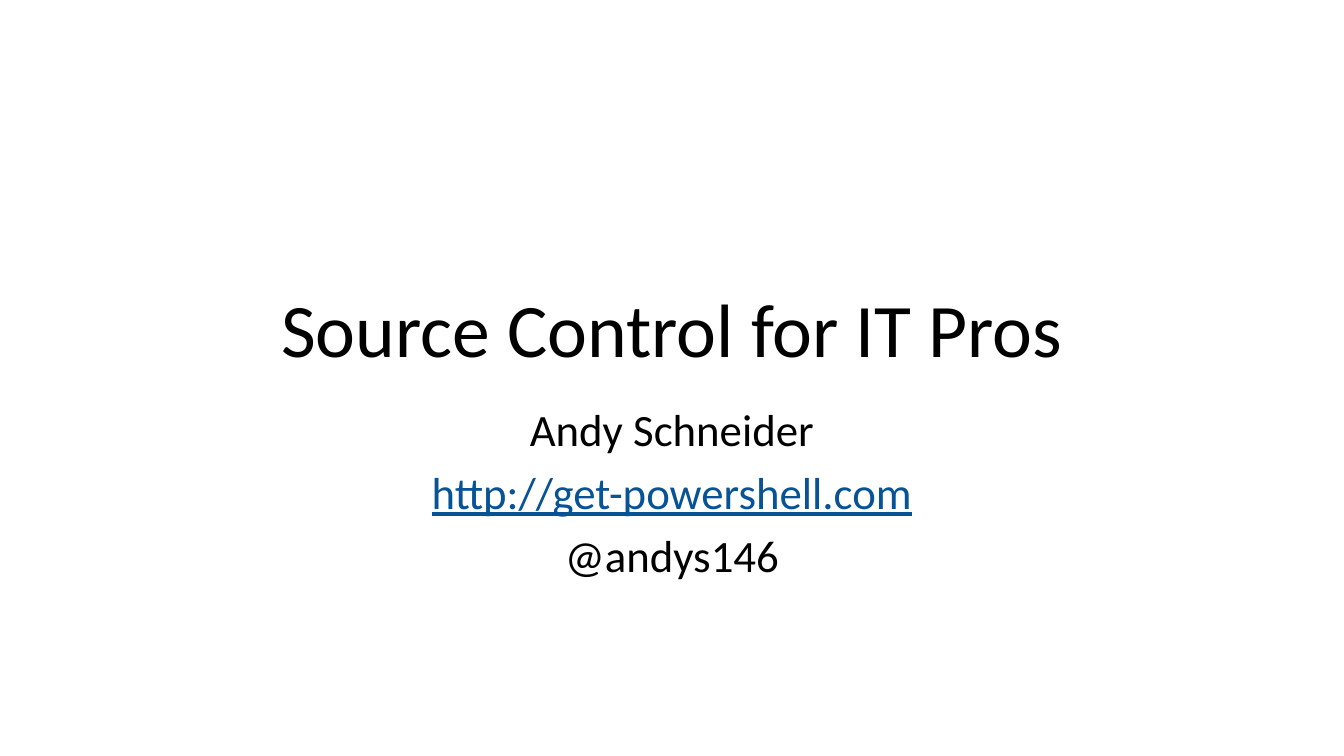
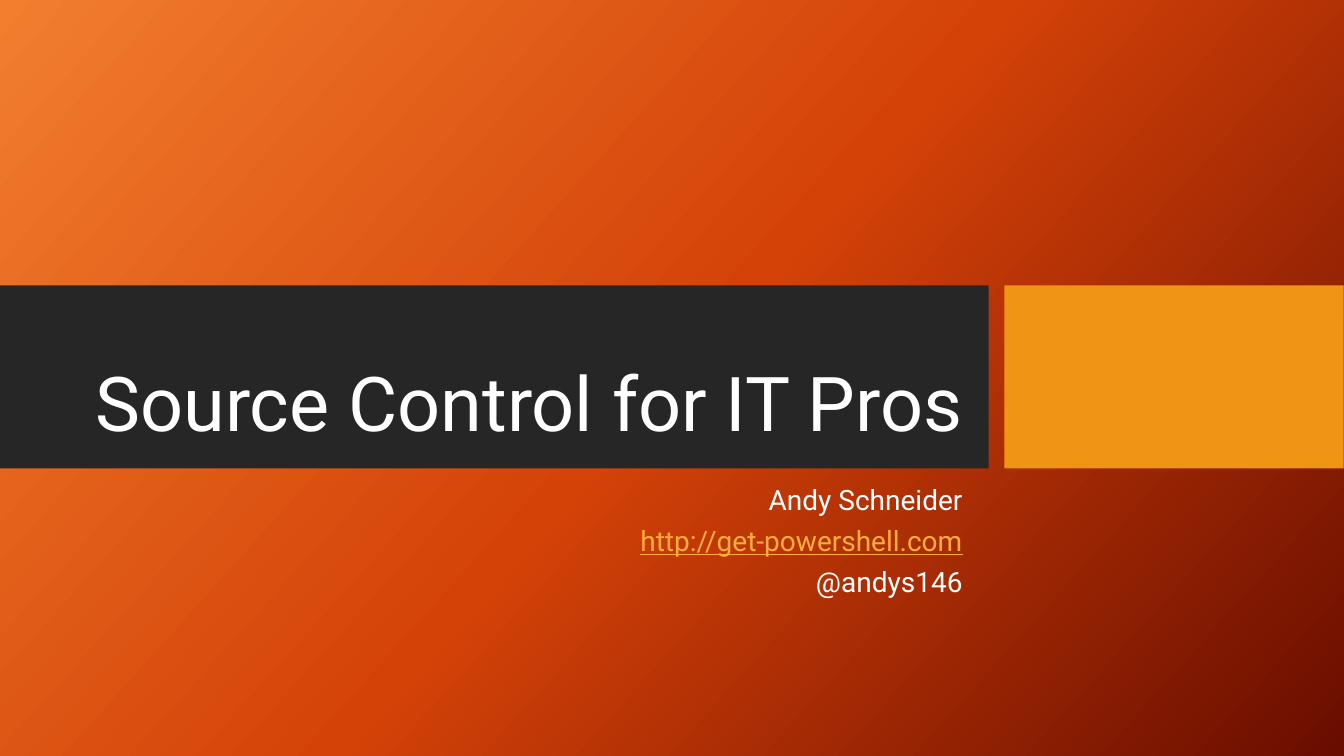
Before and after one commit to AndySchneiderDev-zz/PowerShellSummit, a slide deck: slide 1 of Source Control for IT Pros.pptx. Drawn at 1344x756 pixels with LibreOffice and Linux fonts; fonts in the diff are those of the drawing; background and template pictures are left out. Boxes give left, top, right and bottom in pixels: in the first picture for what was removed or moved away, otherwise in the second. Text is boxed around its words. In the diff, an @@ line names an element or a change of style, - is before the commit and + after.

```diff
--- a/Source Control for IT Pros.pptx
+++ b/Source Control for IT Pros.pptx
@@ background #FFFFFF to picture (left out) @@
@@ rectangle added at [0,285,989,469], fill #262626 @@
@@ rectangle added at [1004,285,1344,469], fill #F09415 @@
@@ title "Source Control for IT Pros": place and size @@
-title "Source Control for IT Pros" at [281,304,1063,358]
+title "Source Control for IT Pros" at [95,373,963,432]
@@ title "Source Control for IT Pros" at [95,373,963,432]: font Calibri to Roboto, text colour #000000 to #FFFFFF; alignment centre to right; line spacing 1 to 0.9 @@
@@ subtitle "Andy Schneider": place and size @@
-subtitle "Andy Schneider" at [432,415,912,580]
+subtitle "Andy Schneider" at [640,489,963,598]
@@ subtitle "Andy Schneider" at [640,489,963,598]: size 32 to 20 pt, font Calibri to Roboto; text colour #000000 to #FFFFFF in "Andy Schneider", "@andys146"; text colour #085296 to #FFAE3E in "http://get-powershell.com"; alignment centre to right; line spacing 1 to 0.8; more space between paragraphs @@
```
Also in this commit, not shown: 3 other slides changed, 2 slides added, 1 other file.
